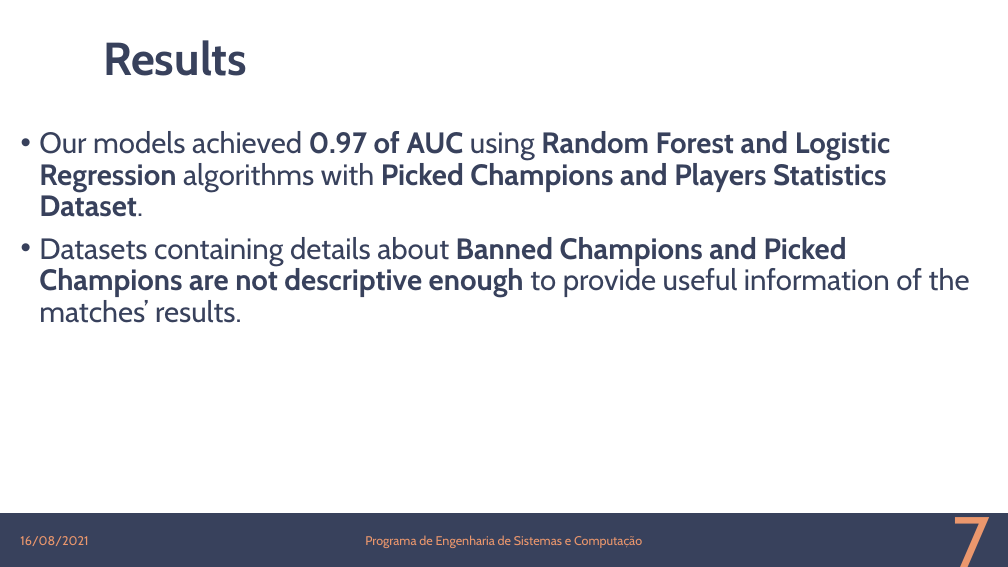
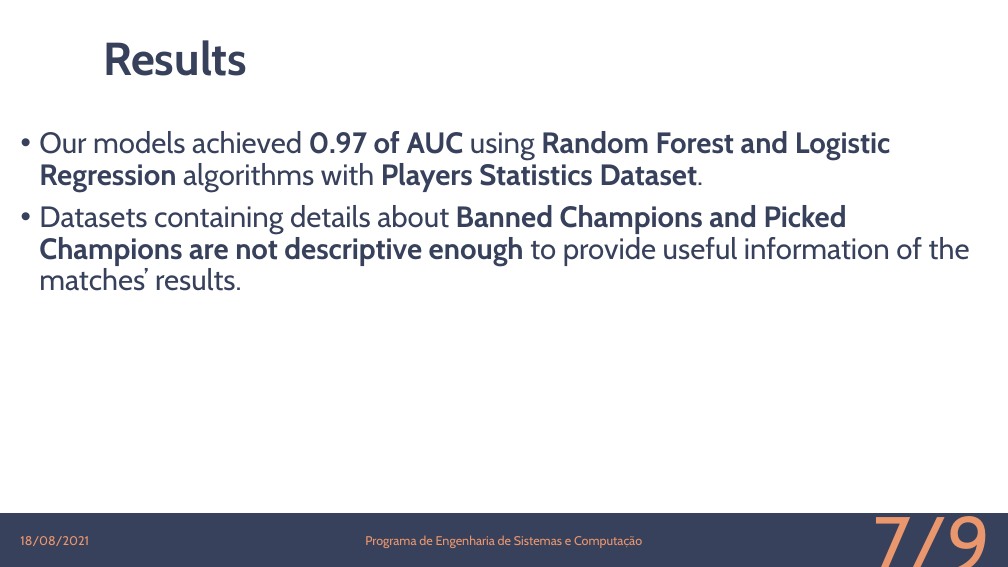
Before and after one commit to lincolncosta/moba.aid.prediction, a slide deck: slide 7 of IEEE COG Presentation.pptx. Drawn at 1008x567 pixels with LibreOffice and Linux fonts; fonts in the diff are those of the drawing; background and template pictures are left out. Boxes give left, top, right and bottom in pixels: in the first picture for what was removed or moved away, otherwise in the second. Text is boxed around its words. In the diff, an @@ line names an element or a change of style, - is before the commit and + after.

```diff
--- a/IEEE COG Presentation.pptx
+++ b/IEEE COG Presentation.pptx
@@ text at bbox=[39, 131, 891, 192]: text changed @@
-• Our models achieved 0.97 of AUC using Random Forest and Logistic Regression algorithms with Picked Champions and Players Statistics Dataset.
+• Our models achieved 0.97 of AUC using Random Forest and Logistic Regression algorithms with Players Statistics Dataset.
@@ text at bbox=[20, 536, 89, 546]: text changed @@
-16/08/2021
+18/08/2021
@@ page number at bbox=[771, 526, 998, 556]: text changed @@
-7
+7/9
```
Also in this commit, not shown: 9 other slides changed.
